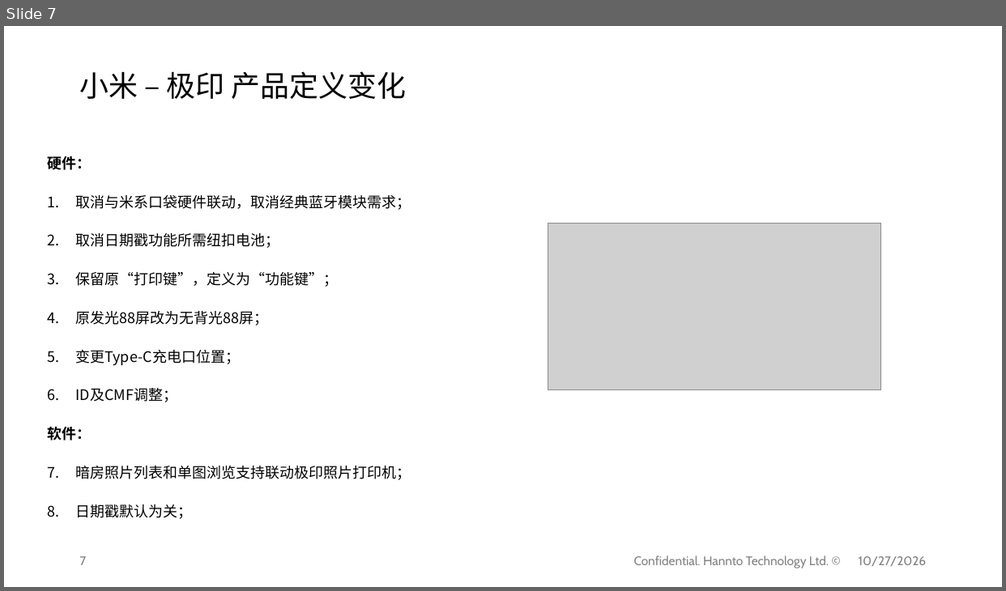
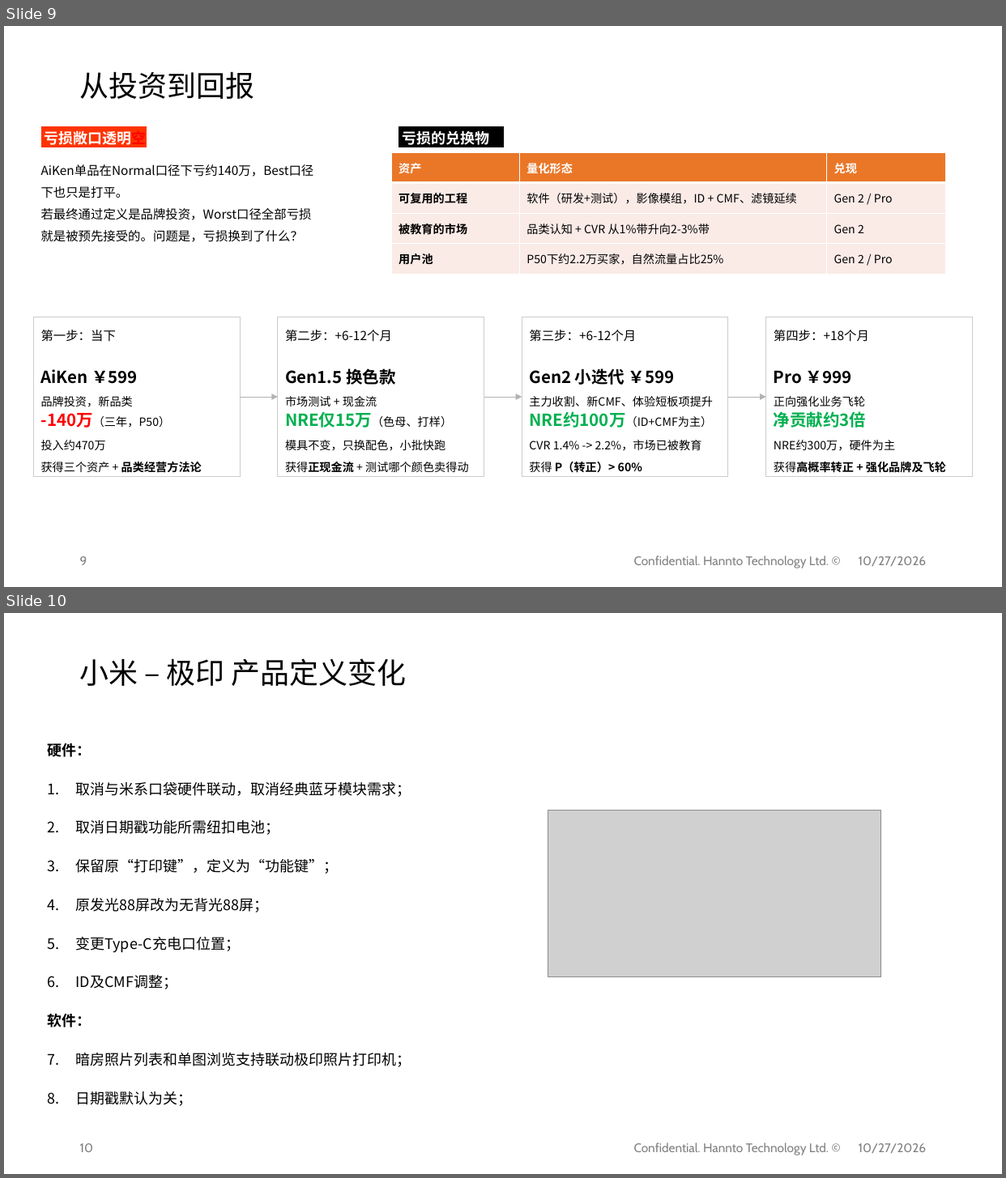
Before and after one commit to shengnanxiang/code_aiken, a slide deck: 极印版 aiken/AiKen_JY_SI^L0DO_261027.pptx. Shown one above the other, each under a label of ours: slide 7 before the commit, slides 9 and 10 after it. The pictures are 1006x591 and 1006x1178 pixels, drawn with LibreOffice and Linux fonts; fonts in the diff are those of the drawing; grey boxes stand for pictures; background and template pictures are left out. Boxes give left, top, right and bottom in pixels: in the first picture for what was removed or moved away, otherwise in the second. Text is boxed around its words. In the diff, an @@ line names an element or a change of style, - is before the commit and + after.

```diff
--- a/极印版 aiken/AiKen_JY_SI^L0DO_261027.pptx
+++ b/极印版 aiken/AiKen_JY_SI^L0DO_261027.pptx
@@ slide 9 added at (4, 26, 1002, 587), background #FFFFFF; not listed: 2 template elements that a slide beside it also shows @@
@@ text added at (80, 71, 254, 99), 28 pt, text #000000 @@
+从投资到回报
@@ text added at (44, 130, 147, 145), 14 pt, text #FFFFFF, bold @@
+亏损敞口透明空
@@ text added at (402, 130, 504, 145), 14 pt, text #FFFFFF, bold @@
+亏损的兑换物空
@@ text added at (41, 165, 314, 242), 12 pt, text #000000 @@
+AiKen单品在Normal口径下亏约140万，Best口径下也只是打平。
+若最终通过定义是品牌投资，Worst口径全部亏损就是被预先接受的。问题是，亏损换到了什么？
@@ table added at (391, 152, 945, 274), 4 rows, 3 columns @@
+资产 | 量化形态 | 兑现
+可复用的工程 | 软件（研发+测试），影像模组，ID + CMF、滤镜延续 | Gen 2 / Pro
+被教育的市场 | 品类认知 + CVR 从1%带升向2-3%带 | Gen 2
+用户池 | P50下约2.2万买家，自然流量占比25% | Gen 2 / Pro
@@ rectangle added at (33, 318, 240, 476), outline #CCCCCC 0.75 pt, 11 pt, text #000000 @@
+第一步：当下
+AiKen ￥599
+品牌投资，新品类
+-140万（三年，P50）
+投入约470万
+获得三个资产 + 品类经营方法论
@@ rectangle added at (278, 318, 484, 476), outline #CCCCCC 0.75 pt, 11 pt, text #000000 @@
+第二步：+6-12个月
+Gen1.5 换色款
+市场测试 + 现金流
+NRE仅15万（色母、打样）
+模具不变，只换配色，小批快跑
+获得正现金流 + 测试哪个颜色卖得动
@@ rectangle added at (522, 318, 729, 476), outline #CCCCCC 0.75 pt, 11 pt, text #000000 @@
+第三步：+6-12个月
+Gen2 小迭代 ￥599
+主力收割、新CMF、体验短板项提升
+NRE约100万（ID+CMF为主）
+CVR 1.4% -> 2.2%，市场已被教育
+获得 P（转正）> 60%
@@ rectangle added at (766, 318, 973, 476), outline #CCCCCC 0.75 pt, 11 pt, text #000000 @@
+第四步：+18个月
+Pro ￥999
+正向强化业务飞轮
+净贡献约3倍
+NRE约300万，硬件为主
+获得高概率转正 + 强化品牌及飞轮
@@ arrow added from (240, 397) to (278, 397), #B2B2B2 0.5 pt @@
@@ arrow added from (484, 397) to (522, 397), #B2B2B2 0.5 pt @@
@@ arrow added from (729, 397) to (766, 397), #B2B2B2 0.5 pt @@
@@ what was slide 7 is now slide 10 @@
@@ page number at (80, 1144, 93, 1152): text changed @@
-7
+10
```
Also in this commit, not shown: 4 slides changed, 2 other slides added, 47 other files.
